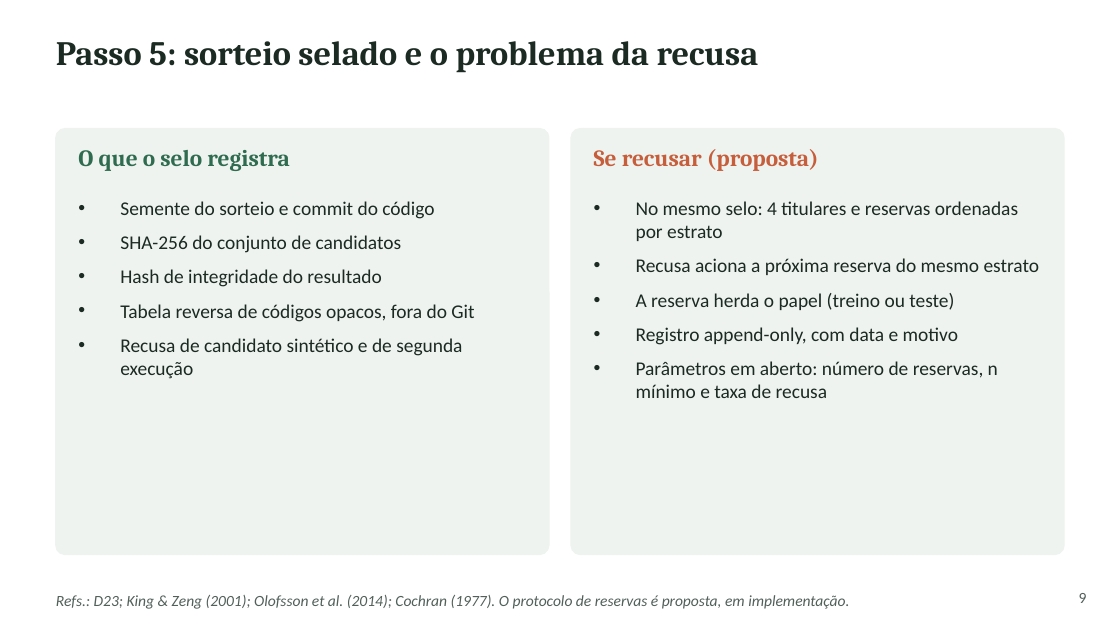
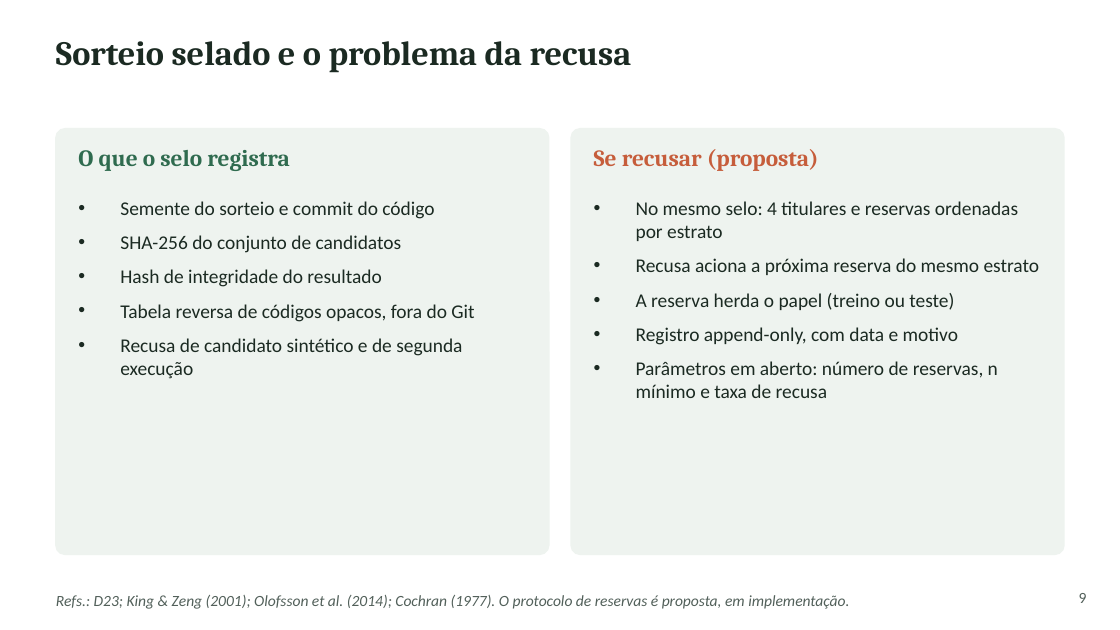
Before and after one commit to RedZardoz/localizador-erosao-v02, a slide deck: slide 9 of docs/Apresentacao_SAREL_Plataforma_Metodo_Desafios.pptx. Drawn at 1120x630 pixels with LibreOffice and Linux fonts; fonts in the diff are those of the drawing. Boxes give left, top, right and bottom in pixels: in the first picture for what was removed or moved away, otherwise in the second. Text is boxed around its words. In the diff, an @@ line names an element or a change of style, - is before the commit and + after.

```diff
--- a/docs/Apresentacao_SAREL_Plataforma_Metodo_Desafios.pptx
+++ b/docs/Apresentacao_SAREL_Plataforma_Metodo_Desafios.pptx
@@ text at <box>56,41,632,73</box>: text changed @@
-Passo 5: sorteio selado e o problema da recusa
+Sorteio selado e o problema da recusa
```
Also in this commit, not shown: 4 other slides changed.
